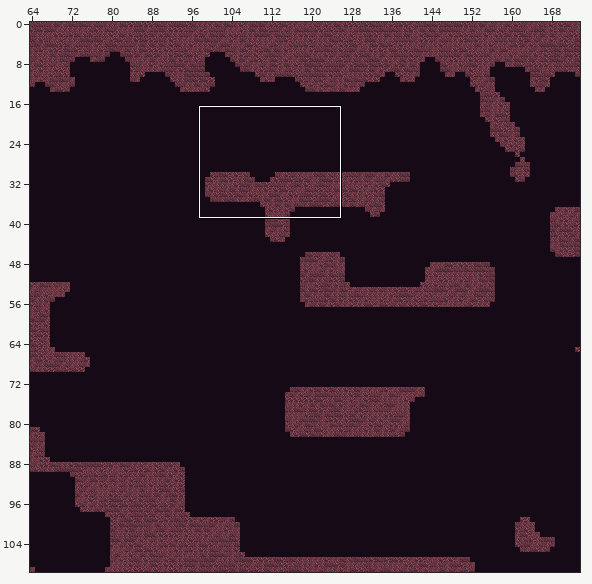
Level history. Tiled map: android/assets/maps/level1.tmx. The picture above shows the old version from afar; the outline marks the close-up.
Close-up. Earlier state:
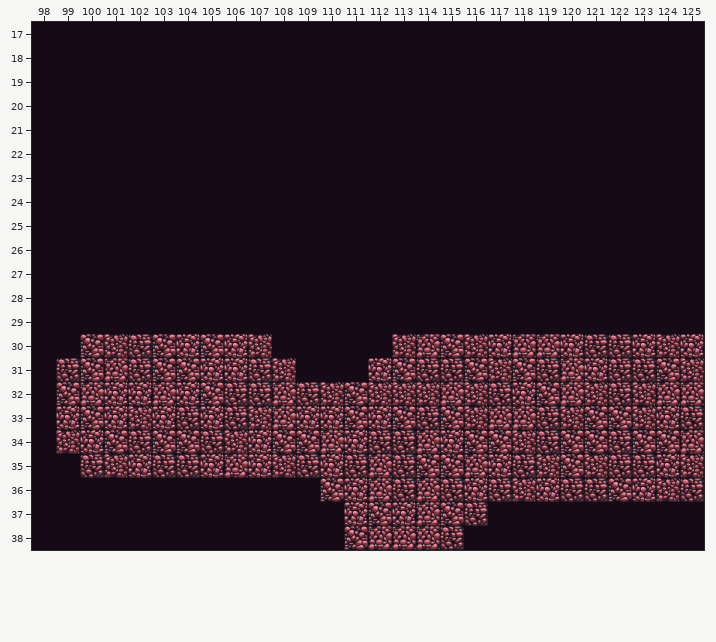
Cells are 64x64 px. Shown: x 98..125, y 17..38. The commit also changed other parts of the map, which this record leaves out.
Once edited:
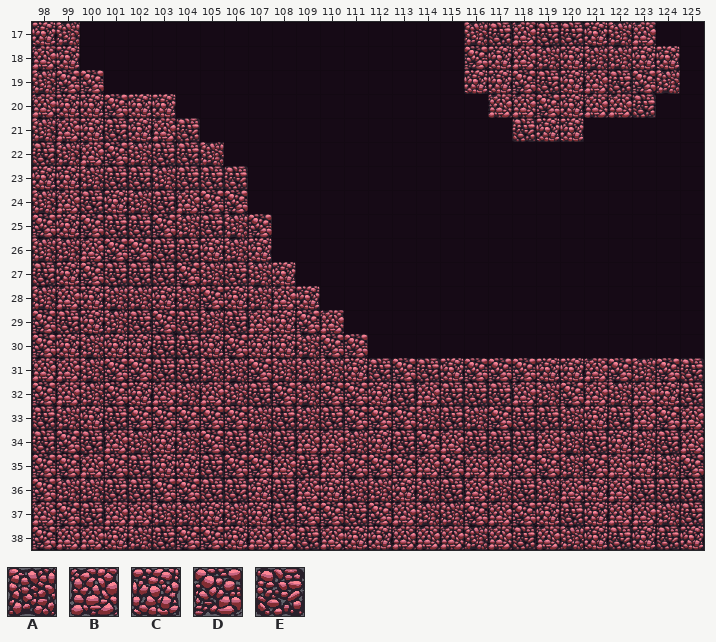
Key: from "tileMapGutter": A 5, B 6, C 7, D 8, E 9.
_ is an empty cell.
Edits made:
Layer "terrain":
y 17: x 98..99 __ -> CA; x 116..123 ________ -> AEBEECAB
y 18: x 98..99 __ -> BC; x 116..124 _________ -> DCBACAACC
y 19: x 98..100 ___ -> ADD; x 116..124 _________ -> CCDECBEDA
y 20: x 98..103 ______ -> BCCDCC; x 117..123 _______ -> BBDCBBE
y 21: x 98..104 _______ -> ABCECBE; x 118..120 ___ -> ECC
y 22: x 98..105 ________ -> EABDAEEA
y 23: x 98..106 _________ -> CCAEEAEEE
y 24: x 98..106 _________ -> ABECAEBDD
y 25: x 98..107 __________ -> DCDEEDAEAD
y 26: x 98..107 __________ -> AABDDEECAC
y 27: x 98..108 ___________ -> ECDEEEDAEAC
y 28: x 98..109 ____________ -> ABCAACADCABC
y 29: x 98..110 _____________ -> DECAEDEAEBCDB
y 30: x 98..111 __DAEDCDCA____ -> DCACCEECDCCADD; x 113..125 ABDACBBCEECAC -> _____________
y 31: x 98..107 _EDBEDDCCE -> BBADDEEAAD; x 109..112 ___C -> AACE; x 115 E -> C; x 117 A -> D; x 119..123 EBCEE -> CCBDA; x 125 A -> E
y 32: x 98..101 _DBC -> DBAD; x 104..106 CDE -> ABA; x 108..110 BEA -> DAD; x 112..116 AAABA -> CEBEE; x 118..125 CDBAEABB -> BADBABCE
y 33: x 98..106 _CDCACECE -> EACEDDDDD; x 108..110 BCC -> EAE; x 112 C -> D; x 114..115 ED -> AE; x 117..118 BB -> DE; x 121..125 DDACE -> CEBDB
y 34: x 98..109 _ACDEDDEACDD -> EDEBACADEAEB; x 111..112 CE -> AC; x 114..124 BCDDAEDDEDD -> DBEEEBAECAE
y 35: x 98..108 __EACEECBCA -> DDBDECCEDDB; x 110..114 CEBED -> BDDDB; x 117..125 CEADAEECA -> BDDADBCAD
y 36: x 98..114 ____________DCBEB -> DAAEEDDEECEBCAACA; x 116..124 CEACEEDCA -> BAEABCBEE
y 37: x 98..111 _____________C -> BDEBBAACACEDDE; x 113..125 CBDE_________ -> BAADBDCECBBAE
y 38: x 98..112 _____________DB -> DBBCAEDDCBBEBCC; x 115..125 E__________ -> BABEBACECEC
